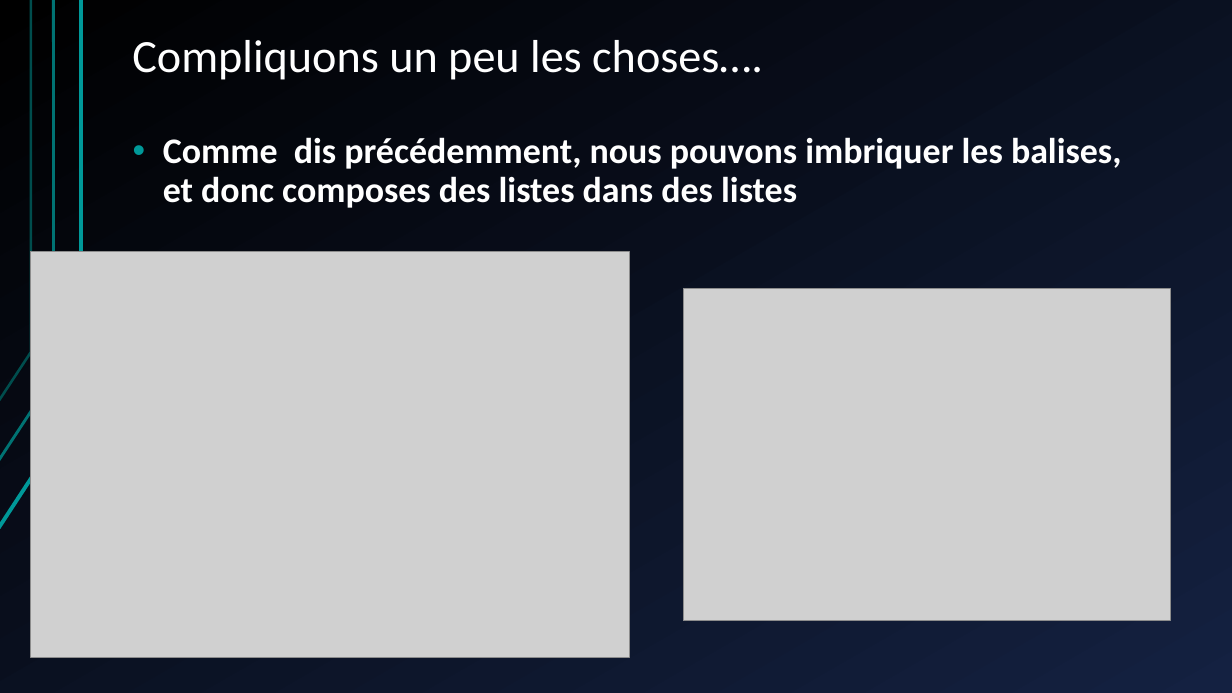
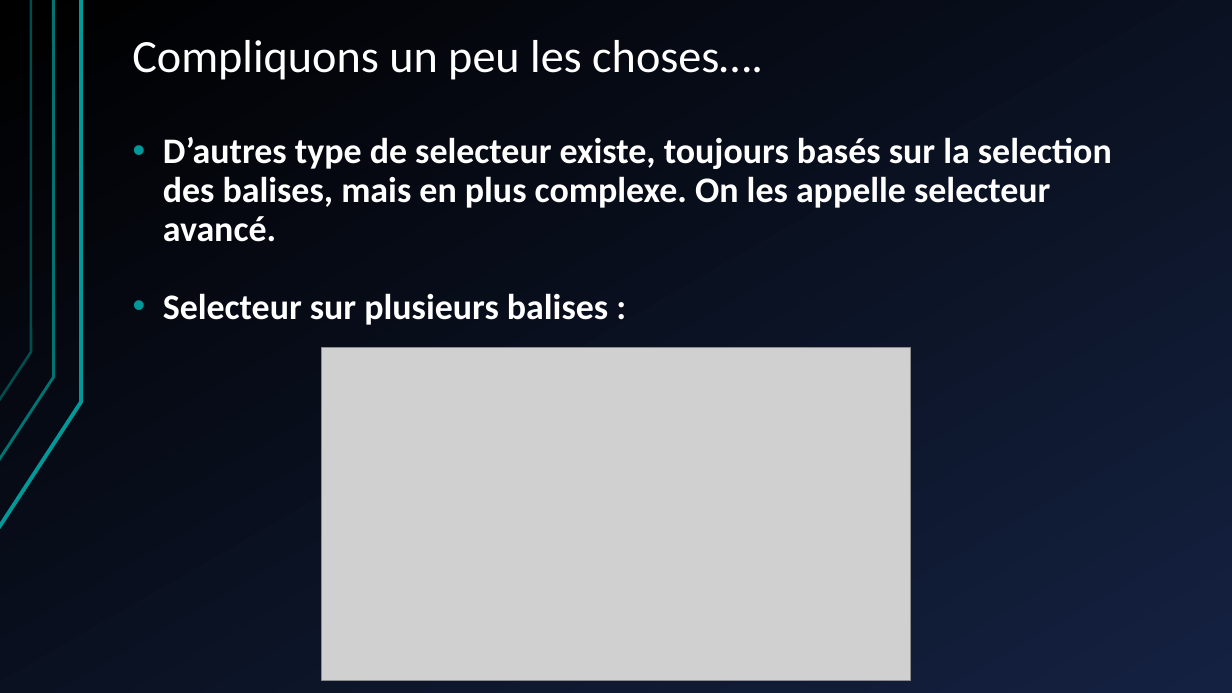
Before and after one commit to shyne99/formation-web, a slide deck: slide 17 of Seance 2 HTML CSS PHP.pptx. Drawn at 1232x693 pixels with LibreOffice and Linux fonts; fonts in the diff are those of the drawing; grey boxes stand for pictures. Boxes give left, top, right and bottom in pixels: in the first picture for what was removed or moved away, otherwise in the second. Text is boxed around its words. In the diff, an @@ line names an element or a change of style, - is before the commit and + after.

Commit message:
Ajoute la page sur les selecteurs avancé

```diff
--- a/Seance 2 HTML CSS PHP.pptx
+++ b/Seance 2 HTML CSS PHP.pptx
@@ text at bbox=[163, 137, 1112, 325]: text changed @@
-• Comme dis précédemment, nous pouvons imbriquer les balises, et donc composes des listes dans des listes
+• D’autres type de selecteur existe, toujours basés sur la selection des balises, mais en plus complexe. On les appelle selecteur avancé.
+• Selecteur sur plusieurs balises :
@@ picture removed at bbox=[30, 252, 629, 658] @@
@@ picture removed at bbox=[683, 288, 1170, 621] @@
@@ picture added at bbox=[322, 348, 911, 679] @@
```
